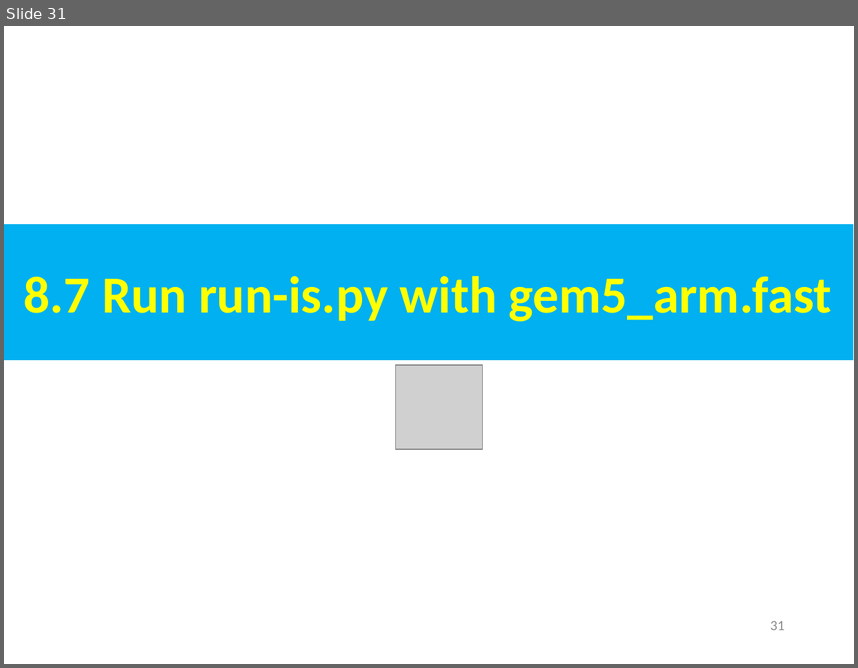
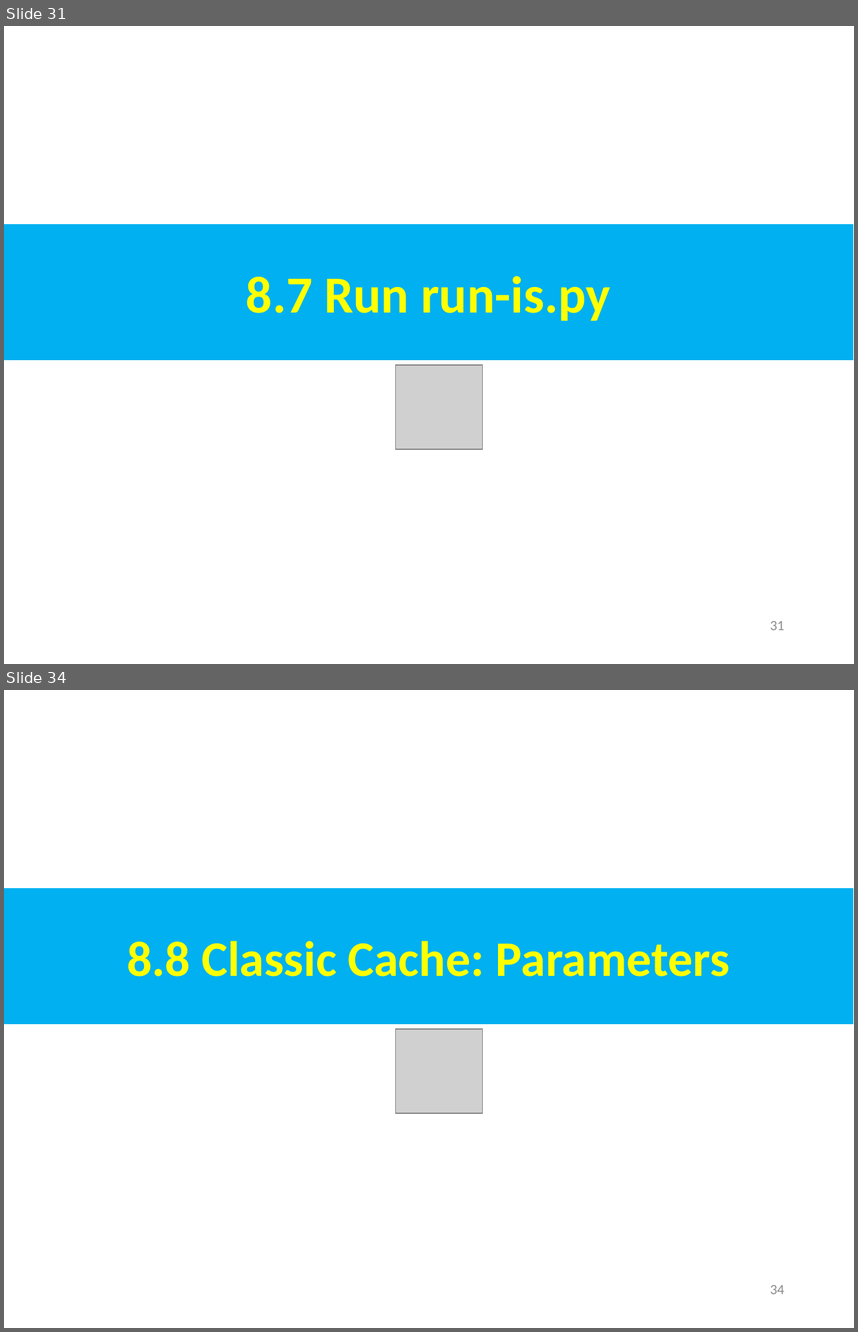
Before and after one commit to peterhchen/AIU_CS850_Gem5_McPAT, a slide deck: 050_Gem5/008.CacheMod/000_Video/008.CacheMod.ppt. Shown one above the other, each under a label of ours: slide 31 before the commit, slides 31 and 34 after it; the slides between them are not shown. The pictures are 858x668 and 858x1332 pixels, drawn with LibreOffice and Linux fonts; fonts in the diff are those of the drawing; grey boxes stand for pictures. Boxes give left, top, right and bottom in pixels: in the first picture for what was removed or moved away, otherwise in the second. Text is boxed around its words. In the diff, an @@ line names an element or a change of style, - is before the commit and + after.

```diff
--- a/050_Gem5/008.CacheMod/000_Video/008.CacheMod.ppt
+++ b/050_Gem5/008.CacheMod/000_Video/008.CacheMod.ppt
@@ slide 34 added at box(4, 690, 854, 1328), background #FFFFFF @@
@@ rectangle added at box(4, 888, 853, 1024), fill #00B0F0, 42 pt, text #FFFF00, bold @@
+8.8 Classic Cache: Parameters
@@ picture added at box(396, 1029, 483, 1114) @@
@@ page number added at box(770, 1285, 784, 1294), 12 pt, text #8B8B8B @@
+34
@@ slide 31 changed as well @@
@@ text in rectangle at box(246, 276, 611, 321): text changed @@
-8.7 Run run-is.py with gem5_arm.fast
+8.7 Run run-is.py
```
Also in this commit, not shown: 3 other slides changed, 5 other slides added.
